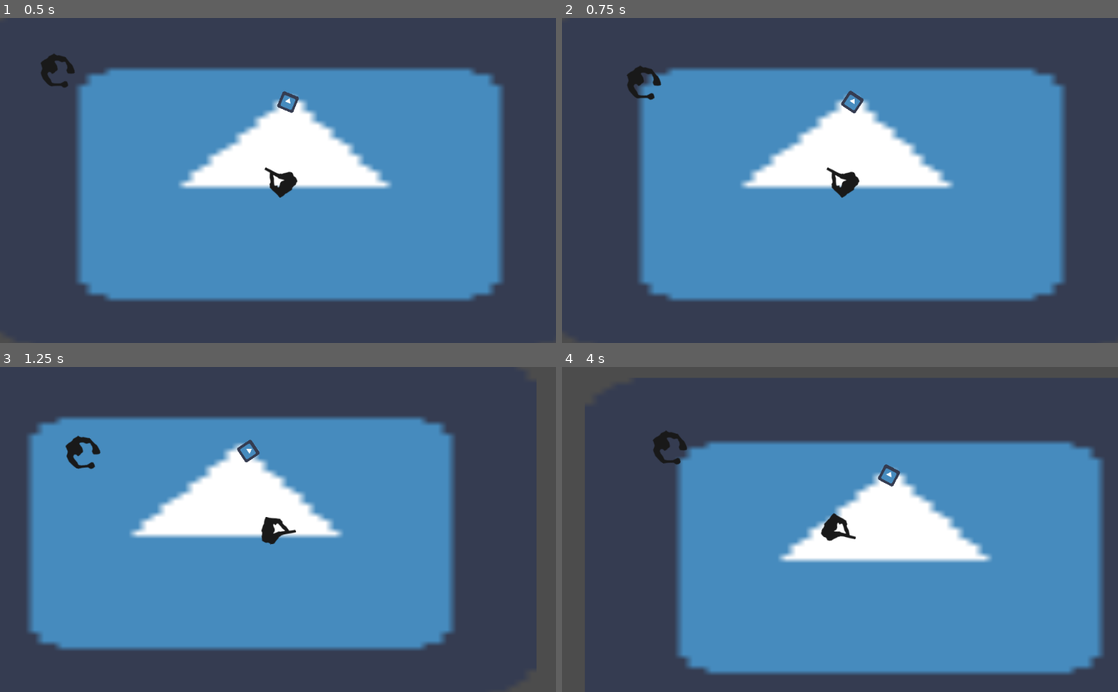
Above: before the commit, frames 1-4 (two rows, left to right).
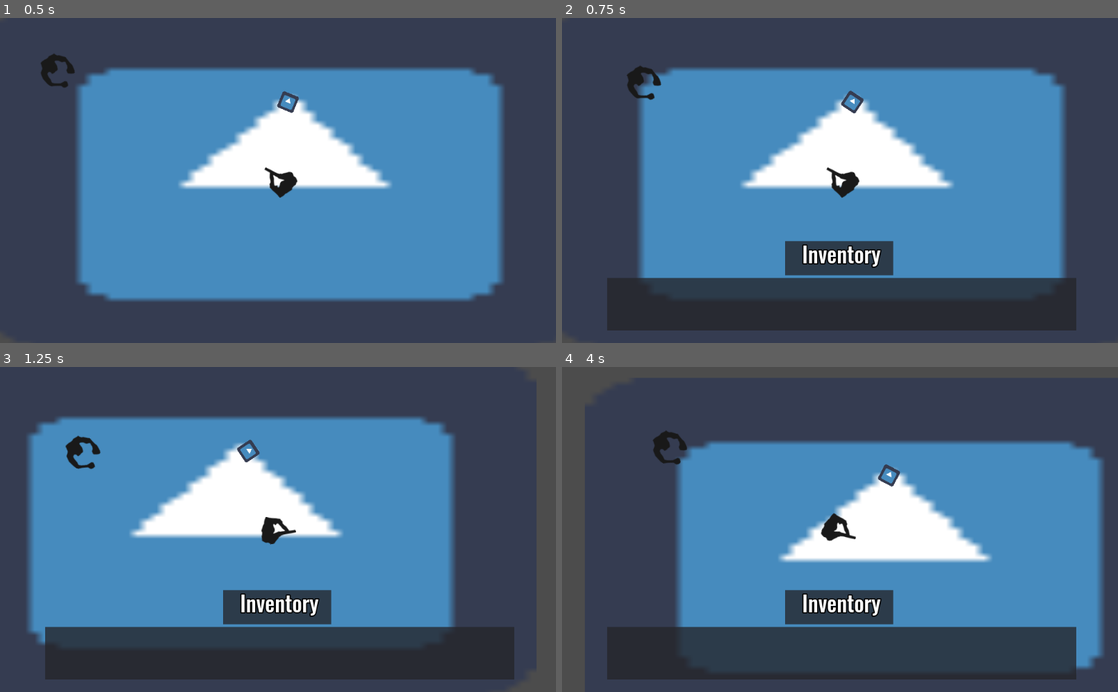
Above: after the commit, the same moments.

Repository: StrawberryGameJam/ZombieGame2020
Game: Godot game, scene res://Scenes/Main.tscn
The game is run twice, just before and just after one commit, with the same random seed, the same clock (stepped at 60 frames per second) and the same inputs. The engine's default icon, where the game draws it, is replaced by a stand-in: a white triangle on a blue panel in a dark square.
Inputs (mouse positions are in pixels of both pictures, inside the frame that each line leads up to):
- Up to frame 1 (0.5 s): no input
- Up to frame 2 (0.75 s): tap Enter (ui_accept) at 0.5 s; move the mouse to (962, 164) at 0.52 s; hold Right (ui_right) from 0.53 s (still down); tap E (ui_interact) at 0.6 s; click (962, 164) at 0.67 s
- Up to frame 3 (1.25 s): keep holding Right (ui_right); tap Enter (ui_accept) at 0.77, 0.8, 1.07 s
- Up to frame 4 (4 s): move the mouse to (728, 545) at 1.27 s; release Right (ui_right) at 1.28 s; hold Down (ui_down) 1.28-2.03 s; tap Enter (ui_accept) at 1.35, 1.52, 1.82, 2.3, 3.02, 3.32, 3.77, 3.8 s; click (728, 545) at 1.42 s; tap E (ui_interact) at 1.55, 2.85, 3.6 s; move the mouse to (895, 458) at 2.02 s; hold Right (ui_right) 2.03-2.78 s; click (895, 458) at 2.1 s; move the mouse to (812, 594) at 2.77 s; hold Up (ui_up) 2.78-3.53 s; click (812, 594) at 2.92 s; move the mouse to (1006, 578) at 3.52 s; hold Left (ui_left) from 3.53 s (still down); click (1006, 578) at 3.67 s

Frame 1 is identical in both runs. In frame 2, 16% of the frame differs, in the area x 8-93%, y 68-97%; in frame 3, 16%; in frame 4, 16%.

Commit message:
inventário placeholder

Diff:
--- /dev/null
+++ b/Scenes/Player/Inventory.tscn
@@ -0,0 +1,35 @@
+[gd_scene load_steps=2 format=2]
+
+[ext_resource path="res://fonts/Oswald/Text.tres" type="DynamicFont" id=1]
+
+[node name="Inventory" type="Control"]
+anchor_right = 1.0
+anchor_bottom = 1.0
+__meta__ = {
+"_edit_use_anchors_": false
+}
+
+[node name="Panel" type="Panel" parent="."]
+modulate = Color( 1, 1, 1, 0.784314 )
+margin_left = 83.0
+margin_top = 480.0
+margin_right = 947.0
+margin_bottom = 577.0
+
+[node name="Panel2" type="Panel" parent="."]
+modulate = Color( 1, 1, 1, 0.784314 )
+margin_left = 411.0
+margin_top = 412.0
+margin_right = 610.0
+margin_bottom = 475.0
+
+[node name="text" type="RichTextLabel" parent="."]
+margin_left = 442.0
+margin_top = 405.0
+margin_right = 595.0
+margin_bottom = 474.0
+custom_fonts/normal_font = ExtResource( 1 )
+text = "Inventory"
+__meta__ = {
+"_edit_use_anchors_": false
+}
--- a/Scenes/Player/Player.gd
+++ b/Scenes/Player/Player.gd
@@ -31,7 +31,7 @@
 		MODE.talk:
 			$CanvasLayer/Text.hide()
 		MODE.mouse:
-			pass
+			$CanvasLayer/Inventory.hide()
 		MODE.move:
 			pass
 		MODE.locked:
@@ -42,6 +42,7 @@
 			$CanvasLayer/Text.show()
 			Global.mouse_mode("arrow")
 		MODE.mouse:
+			$CanvasLayer/Inventory.show()
 			Global.mouse_mode("arrow")
 		MODE.move:
 			Global.mouse_mode("aim")
--- a/Scenes/Player/Player.tscn
+++ b/Scenes/Player/Player.tscn
@@ -1,9 +1,10 @@
-[gd_scene load_steps=7 format=2]
+[gd_scene load_steps=8 format=2]
 
 [ext_resource path="res://Scenes/Player/Player.gd" type="Script" id=1]
 [ext_resource path="res://Scenes/Player/player.png" type="Texture" id=2]
 [ext_resource path="res://Scenes/Player/Camera2D.gd" type="Script" id=3]
 [ext_resource path="res://Scenes/Player/Text.tscn" type="PackedScene" id=4]
+[ext_resource path="res://Scenes/Player/Inventory.tscn" type="PackedScene" id=5]
 
 [sub_resource type="CircleShape2D" id=1]
 radius = 33.5976
@@ -39,6 +40,9 @@
 [node name="Text" parent="CanvasLayer" instance=ExtResource( 4 )]
 visible = false
 
+[node name="Inventory" parent="CanvasLayer" instance=ExtResource( 5 )]
+visible = false
+
 [node name="RayCast2D" type="RayCast2D" parent="."]
 enabled = true
 cast_to = Vector2( 2000, 0 )
